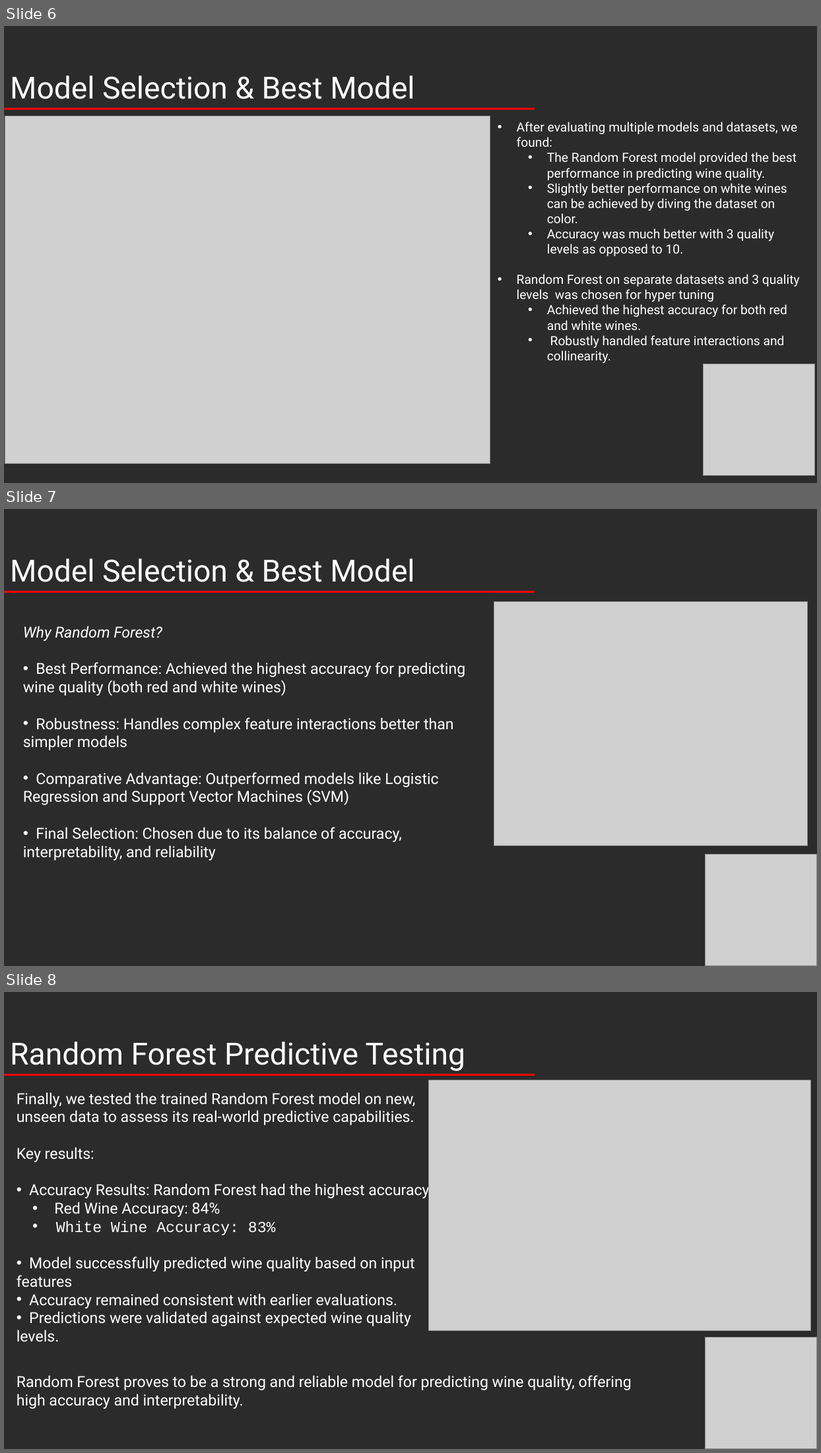
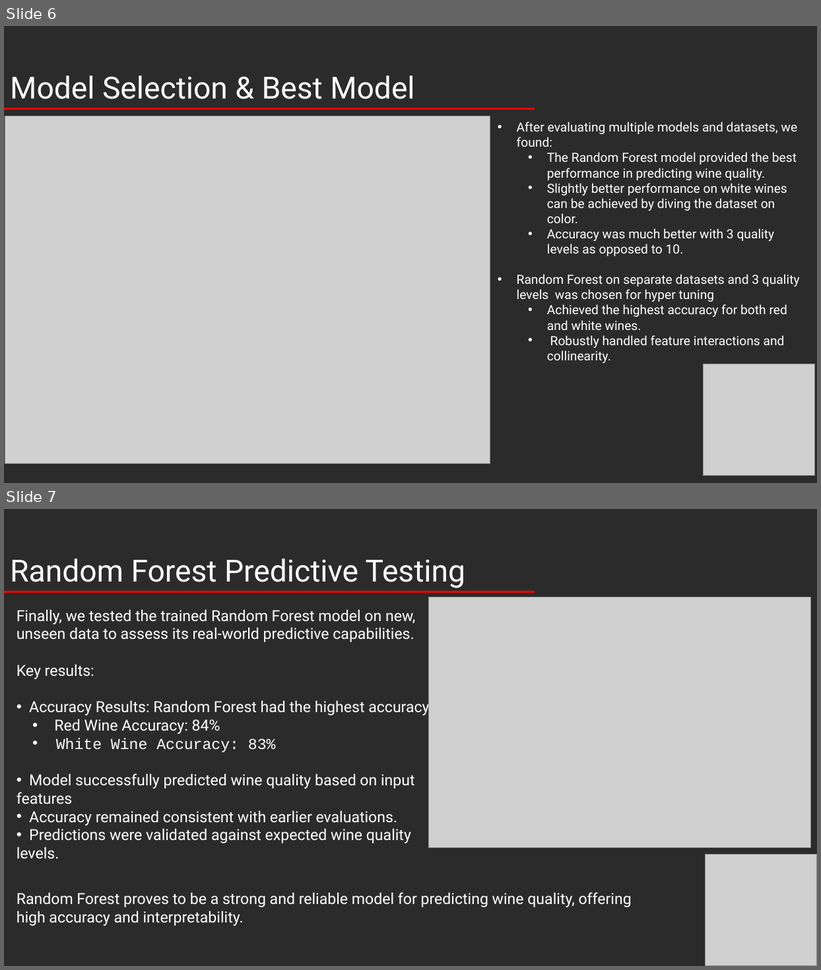
Before and after one commit to inCloset/group1-project, a slide deck: Wine_Quality_Prediction.pptx. Shown one above the other, each under a label of ours: slides 6, 7 and 8 before the commit, slides 6 and 7 after it. The pictures are 821x1453 and 821x970 pixels, drawn with LibreOffice and Linux fonts; fonts in the diff are those of the drawing; grey boxes stand for pictures; background and template pictures are left out; a plain dark background stands for a picture behind light text. Boxes give left, top, right and bottom in pixels: in the first picture for what was removed or moved away, otherwise in the second. Text is boxed around its words. In the diff, an @@ line names an element or a change of style, - is before the commit and + after.

Commit message:
Deleted slide for final presentation

```diff
--- a/Wine_Quality_Prediction.pptx
+++ b/Wine_Quality_Prediction.pptx
@@ slide 7 removed at box(4, 509, 817, 966), background picture (left out) @@
@@ text removed at box(10, 559, 415, 582) @@
-Model Selection & Best Model
@@ line removed from (4, 592) to (535, 592) @@
@@ picture removed at box(494, 601, 808, 846) @@
@@ text removed at box(23, 626, 465, 861) @@
-Why Random Forest?
-• Best Performance: Achieved the highest accuracy for predicting wine quality (both red and white wines)
-• Robustness: Handles complex feature interactions better than simpler models
-• Comparative Advantage: Outperformed models like Logistic Regression and Support Vector Machines (SVM)
-• Final Selection: Chosen due to its balance of accuracy, interpretability, and reliability
@@ picture removed at box(706, 854, 817, 966) @@
@@ what was slide 8 is now slide 7 @@
```
